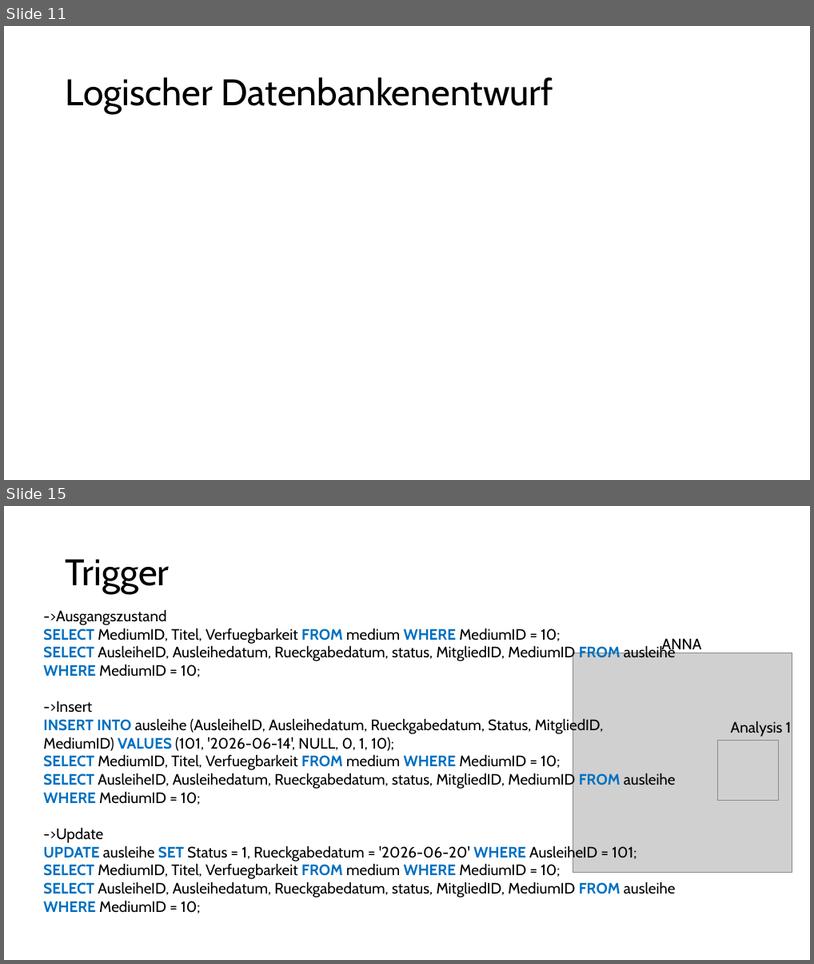
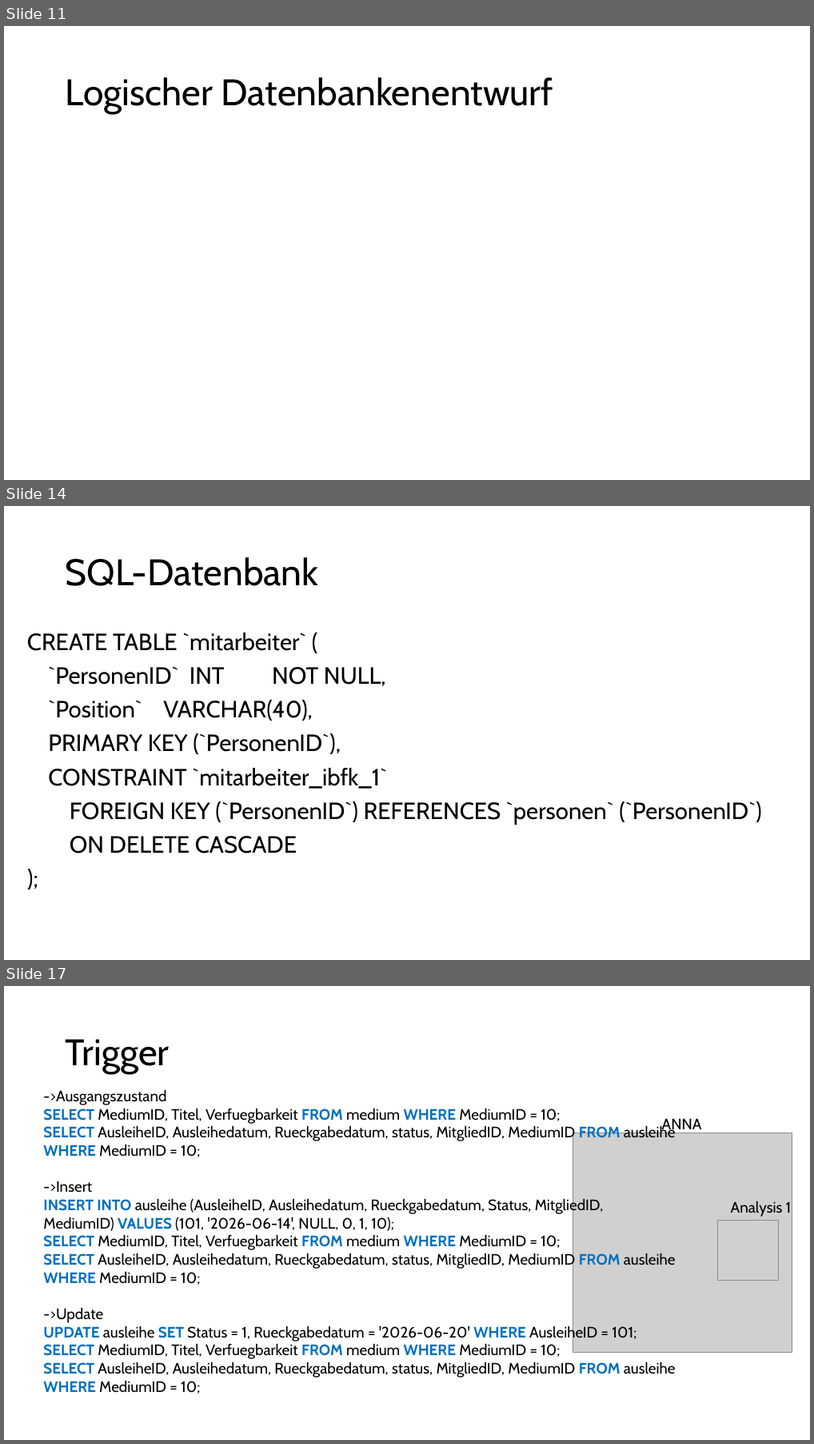
Before and after one commit to mi-0110/datenbanken-bib, a slide deck: BibPräsi.pptx. Shown one above the other, each under a label of ours: slides 11 and 15 before the commit, slides 11, 14 and 17 after it; the slides between them are not shown. The pictures are 814x964 and 814x1444 pixels, drawn with LibreOffice and Linux fonts; fonts in the diff are those of the drawing; grey boxes stand for pictures. Boxes give left, top, right and bottom in pixels: in the first picture for what was removed or moved away, otherwise in the second. Text is boxed around its words. In the diff, an @@ line names an element or a change of style, - is before the commit and + after.

```diff
--- a/BibPräsi.pptx
+++ b/BibPräsi.pptx
@@ slide 14 added at [4,506,810,960], background #FFFFFF @@
@@ title added at [66,557,319,586], 44 pt, text #000000 @@
+SQL-Datenbank
@@ text added at [27,632,762,853], 28 pt, text #000000 @@
+CREATE TABLE `mitarbeiter` (
+`PersonenID` INT NOT NULL,
+`Position` VARCHAR(40),
+PRIMARY KEY (`PersonenID`),
+CONSTRAINT `mitarbeiter_ibfk_1`
+FOREIGN KEY (`PersonenID`) REFERENCES `personen` (`PersonenID`)
+ON DELETE CASCADE
+);
@@ what was slide 15 is now slide 17 @@
```
Also in this commit, not shown: 1 slide changed, 3 other slides added, 2 slides removed, 11 other files.
